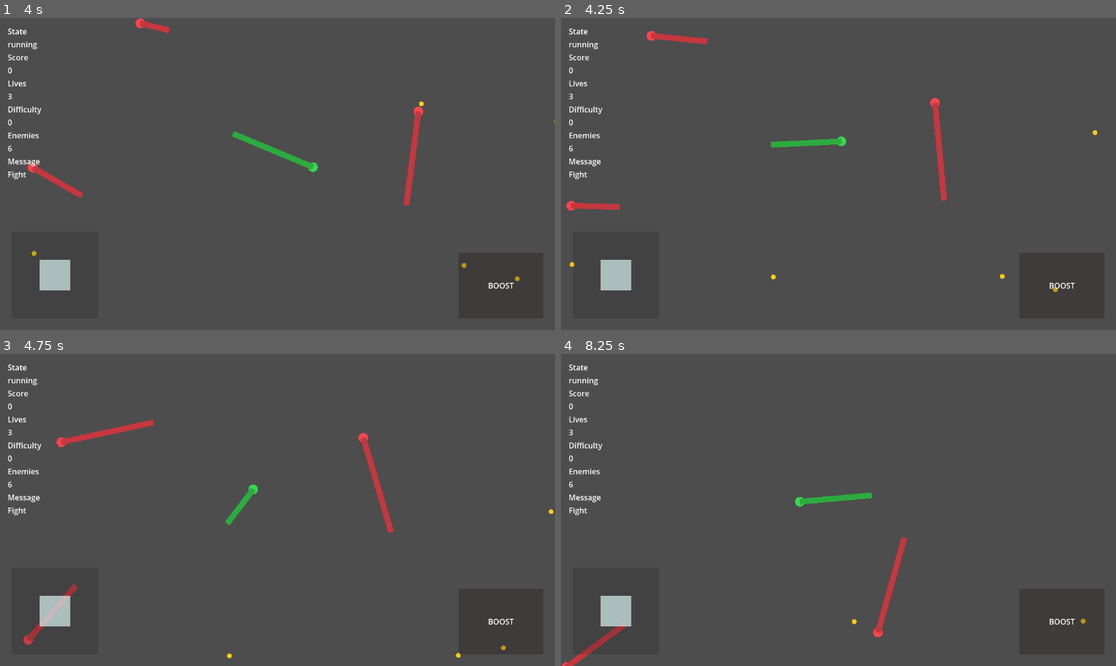
Above: before the commit, frames 1-4 (two rows, left to right).
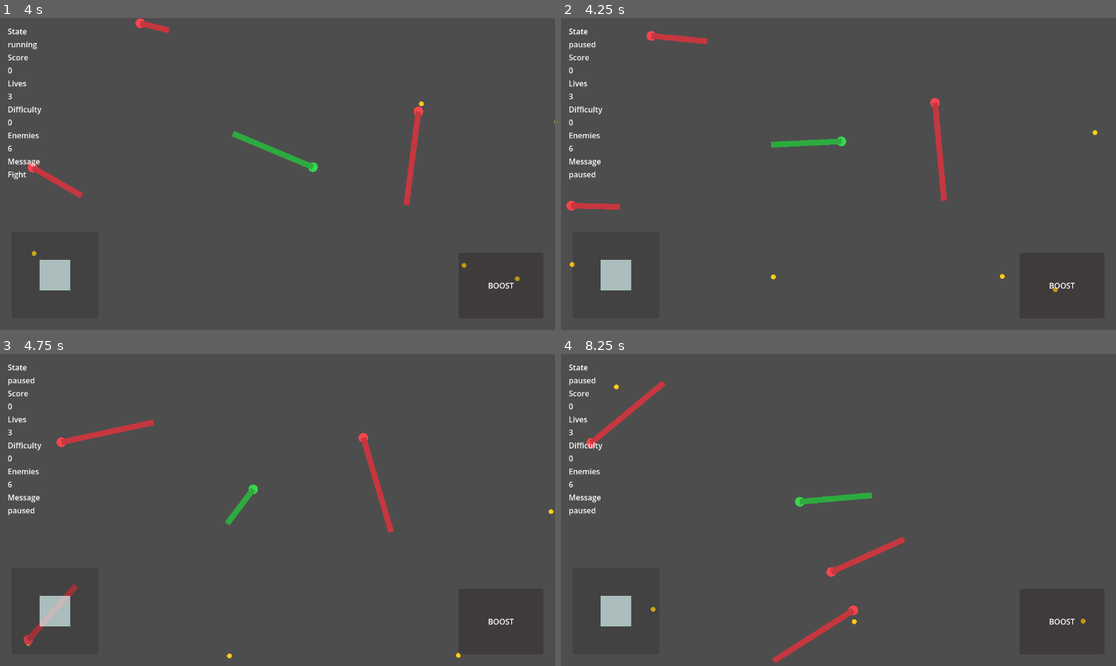
Above: after the commit, the same moments.

Repository: Jlu-waterbrother/snake_combat
Game: Godot game, scene res://scenes/main/main.tscn
Same seed, same stepped clock (60 frames per second), same inputs: the game is played once before the commit and once after it.
Inputs (mouse positions are in pixels of both pictures, inside the frame that each line leads up to):
- Up to frame 1 (4 s): tap Enter at 0.5 s; move the mouse to (399, 158) at 0.52 s; hold D (turn_right) 0.53-1.25 s; hold Shift (boost) 0.53-1.25 s; click (399, 158) at 0.67 s; drag from (166, 189) to (194, 39) at 1.27 s; move the mouse to (333, 105) at 2.02 s; hold D (turn_right) 2.03-2.75 s; hold Shift (boost) 2.03-2.75 s; drag from (249, 236) to (177, 311) at 2.77 s; move the mouse to (444, 220) at 3.52 s; hold A (turn_left) from 3.53 s (still down); hold Shift (boost) from 3.53 s (still down)
- Up to frame 2 (4.25 s): keep holding A (turn_left); keep holding Shift (boost); tap Escape (pause) at 4.15 s
- Up to frame 3 (4.75 s): release A (turn_left) at 4.25 s; release Shift (boost) at 4.25 s; drag from (111, 463) to (88, 372) at 4.27 s
- Up to frame 4 (8.25 s): move the mouse to (866, 510) at 5.02 s; hold A (turn_left) 5.03-5.75 s; hold Shift (boost) 5.03-5.75 s; click (866, 510) at 5.17 s; drag from (755, 432) to (1104, 665) at 5.77 s; move the mouse to (960, 494) at 6.52 s; hold D (turn_right) 6.53-7.25 s; hold Shift (boost) 6.53-7.25 s; drag from (727, 525) to (1043, 606) at 7.27 s; move the mouse to (894, 441) at 8.02 s; hold A (turn_left) from 8.03 s (still down); hold Shift (boost) from 8.03 s (still down)

Frame 1 is identical in both runs. In frame 2, 0.1% of the frame differs, in the area x 1-7%, y 7-52%; in frame 3, 0.1%; in frame 4, 1.8%, in the area x 0-63%, y 7-100%.

Commit message:
feat: 接入暂停输入与对局暂停状态（Round 12）
- Main 监听 pause 输入并切换暂停状态
- World 增加显式 pause/resume 状态流转
- 保留暂停前状态并在恢复时还原

Co-authored-by: Copilot <223556219+Copilot@users.noreply.github.com>

Diff:
--- a/scripts/main/main.gd
+++ b/scripts/main/main.gd
@@ -3,6 +3,18 @@
 @onready var world := $World
 @onready var hud := $HUD
 
+var _is_paused: bool = false
+
 func _ready() -> void:
+	process_mode = Node.PROCESS_MODE_ALWAYS
 	hud.bind_world(world)
 	world.start_match()
+
+func _unhandled_input(event: InputEvent) -> void:
+	if event.is_action_pressed("pause"):
+		_toggle_pause()
+
+func _toggle_pause() -> void:
+	_is_paused = not _is_paused
+	world.set_pause_state(_is_paused)
+	get_tree().paused = _is_paused
--- a/scripts/world/world.gd
+++ b/scripts/world/world.gd
@@ -30,6 +30,7 @@
 var _score_per_level: int = 20
 var _max_difficulty_level: int = 5
 var _base_camera_follow_lerp_speed: float = 8.0
+var _pre_pause_state: StringName = &"running"
 
 func _ready() -> void:
 	snake_manager.snake_spawned.connect(_on_snake_spawned)
@@ -101,6 +102,16 @@
 	_camera_target_snake_id = &""
 	_set_match_state(&"stopped")
 
+func set_pause_state(paused: bool) -> void:
+	if paused:
+		_set_match_state(&"paused")
+		return
+
+	if _pre_pause_state == &"paused":
+		_set_match_state(&"running")
+		return
+	_set_match_state(_pre_pause_state)
+
 func _update_dynamic_difficulty(delta: float) -> void:
 	if _camera_target_snake_id == &"":
 		return
@@ -168,6 +179,8 @@
 	enemy_state_changed.emit(snake_id, state)
 
 func _set_match_state(state: StringName) -> void:
+	if state != &"paused":
+		_pre_pause_state = state
 	match_state_changed.emit(state)
 	var game_state := get_node_or_null("/root/GameState")
 	if game_state != null:
